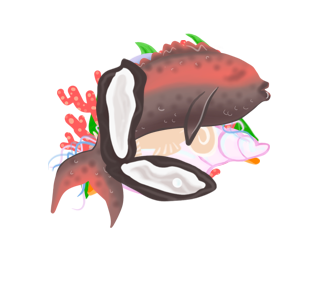
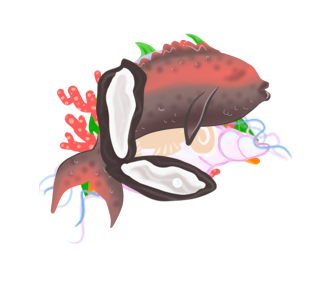
The second 318 x 283 image is a revision of the first. Changes to its layers:
painted on "clam" over [64, 50, 256, 245]
painted on "fish" over [39, 50, 292, 245]
painted on "jellyfish" over [39, 50, 292, 245]
painted on "conch" over [64, 64, 292, 245]
painted on "coral" over [39, 50, 256, 245]